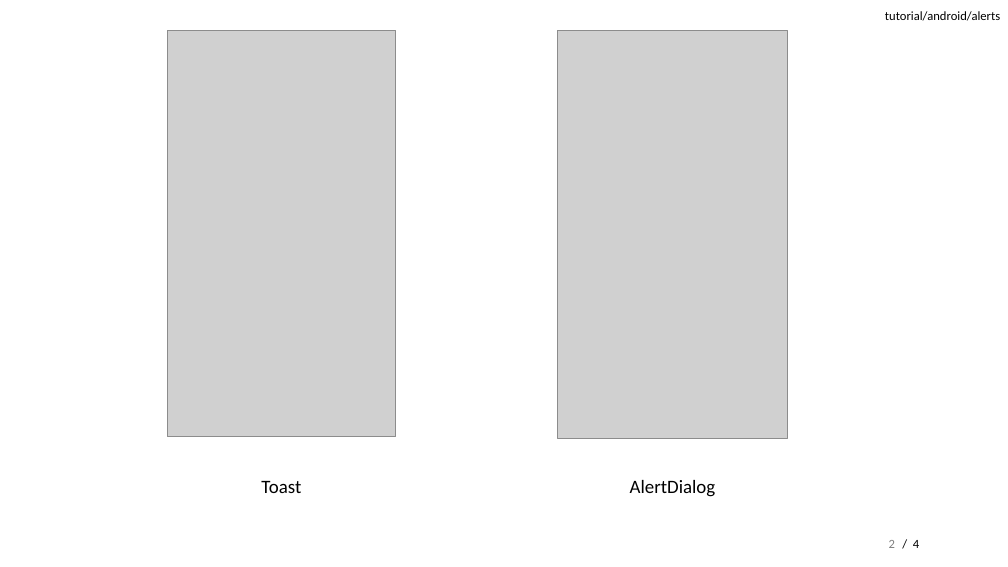
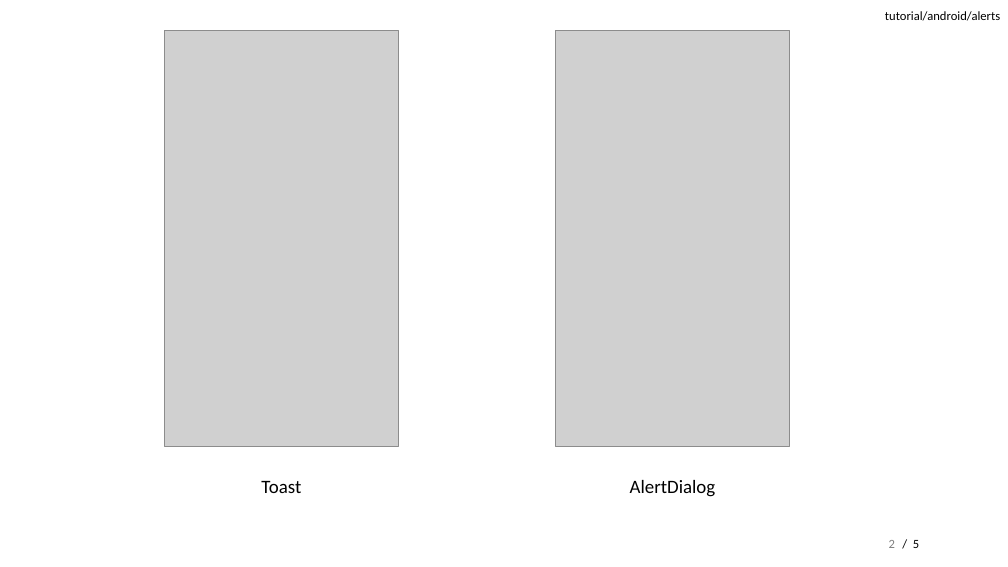
Before and after one commit to apuder/android-tutorials, a slide deck: slide 2 of android/alerts/doc/slides.pptx. Drawn at 1008x567 pixels with LibreOffice and Linux fonts; fonts in the diff are those of the drawing; grey boxes stand for pictures. Boxes give left, top, right and bottom in pixels: in the first picture for what was removed or moved away, otherwise in the second. Text is boxed around its words. In the diff, an @@ line names an element or a change of style, - is before the commit and + after.

```diff
--- a/android/alerts/doc/slides.pptx
+++ b/android/alerts/doc/slides.pptx
@@ picture: place and size @@
-picture at <box>167,30,396,437</box>
+picture at <box>165,30,399,446</box>
@@ picture: place and size @@
-picture at <box>558,30,788,439</box>
+picture at <box>556,30,789,446</box>
@@ text at <box>913,540,919,548</box>: text changed @@
-/ 4
+/ 5
```
Also in this commit, not shown: 3 other slides changed, 1 slide added, 6 other files.
